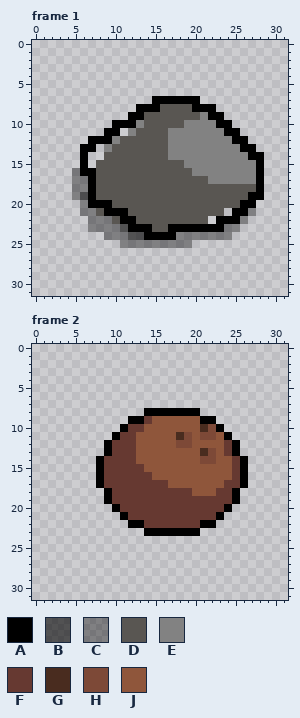
Edited in one commit: pixel-art file (assets/sprites/shoreline2.aseprite). The first picture shows the starting point.
32x32 pixels, 7 frames. Colours within 5 levels of each other are drawn and written as one. Shown: frame 1, frame 2. The commit also changed other frames, which this record leaves out.
Palette (. is transparent): A #000000  B #00000099  C #00000060  D #595652  E #828282  F #663931  G #492c1f  H #7d4937  J #8f563b
Once edited:
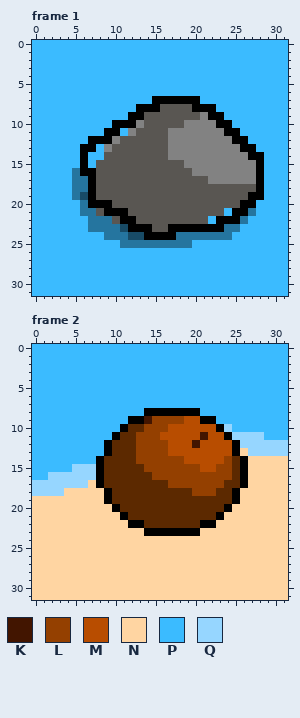
Colours new in this view: K #421500  L #944000  M #b84d00  N #ffd5a2  P #3bbbff  Q #96d6ff
The author wrote: some beach dodads
From old to new:
layer "Layer 1" now shown
layer "Layer 2" now shown
layer "Layer 3" now shown
layer "Layer 4" now shown
layer "LightOcean" now shown
layer "SandBeach" now shown
layer "DeepOcean" now shown
Colour B changes from #00000099 to #184b66.
Colour C changes from #00000060 to #25759f.
Colour F changes from #663931 to #5c2900.
Frame 1, layer "DeepOcean":
There is now colour P in rows 0 to 6 at x 0 to 31; in row 7 at x 0 to 14 and 21 to 31; in row 8 at x 0 to 12 and 23 to 31; in row 9 at x 0 to 11 and 24 to 31; in row 10 at x 0 to 9 and 25 to 31; in row 11 at x 0 to 8, 11 and 26 to 31.
There is now colour P in row 12 at x 0 to 6 and 27 to 31; in row 13 at x 0 to 5, 8 and 28 to 31; in row 14 at x 0 to 5, 7 to 8 and 29 to 31; in row 15 at x 0 to 5, 7 and 29 to 31; in rows 16 to 19 at x 0 to 4 and 29 to 31; in row 20 at x 0 to 5 and 28 to 31.
There is now colour P in row 21 at x 0 to 5, 24 and 28 to 31; in row 22 at x 0 to 6, 22 and 27 to 31; in row 23 at x 0 to 6 and 26 to 31; in row 24 at x 0 to 8 and 25 to 31; in row 25 at x 0 to 10 and 20 to 31; in rows 26 to 31 at x 0 to 31.
Frame 2, layers "Dodads", "Layer 4":
The edit turns colour F into colour K in row 9 at x 14.
The edit turns colour H into colour K in row 11 at x 21.
The edit turns colour J into colour K in row 12 at x 20.
The edit turns colour J into colour L in row 9 at x 15 to 18; in row 10 at x 14 to 16; in row 11 at x 13 to 15; in rows 12 to 13 at x 13 to 16; in row 14 at x 13 to 18 and 24; in row 15 at x 14 to 20 and 23 to 24.
The edit turns colour J into colour L in row 16 at x 15 to 24; in row 17 at x 17 to 23; in row 18 at x 20 to 22.
The edit turns colour F into colour M in rows 12 to 13 at x 24.
The edit turns colour G into colour M in row 10 at x 21; in row 11 at x 18; in row 13 at x 21.
The edit turns colour H into colour M in row 10 at x 22; in row 11 at x 19 and 22; in row 12 at x 18 to 19; in row 13 at x 22; in row 14 at x 21 to 22.
The edit turns colour J into colour M in row 9 at x 19 to 20; in row 10 at x 17 to 20; in row 11 at x 16 to 17, 20 and 23; in row 12 at x 17 and 21 to 23; in row 13 at x 17 to 20 and 23; in row 14 at x 19 to 20 and 23.
The edit turns colour J into colour M in row 15 at x 21 to 22.
There is now colour N in row 13 at x 26; in rows 14 to 16 at x 27 to 31; in row 17 at x 7 and 27 to 31; in row 18 at x 4 to 8 and 26 to 31; in row 19 at x 0 to 8 and 26 to 31; in row 20 at x 0 to 9 and 25 to 31.
There is now colour N in row 21 at x 0 to 10 and 24 to 31; in row 22 at x 0 to 11 and 23 to 31; in row 23 at x 0 to 13 and 21 to 31; in rows 24 to 31 at x 0 to 31.
There is now colour P in rows 0 to 7 at x 0 to 31; in row 8 at x 0 to 13 and 21 to 31; in row 9 at x 0 to 11 and 23 to 31; in row 10 at x 0 to 10 and 25 to 31; in row 11 at x 0 to 9 and 29 to 31; in rows 12 to 13 at x 0 to 8.
There is now colour P in row 14 at x 0 to 7; in row 15 at x 0 to 4; in row 16 at x 0 to 1.
There is now colour Q in row 10 at x 24; in row 11 at x 25 to 28; in row 12 at x 26 to 31; in row 13 at x 27 to 31; in row 15 at x 5 to 7; in row 16 at x 2 to 7.
There is now colour Q in row 17 at x 0 to 6; in row 18 at x 0 to 3.
Where, in picture pixels (left, top, right, bottom), the same in both pictures:
changed: (32, 40, 288, 296)
changed: (32, 344, 288, 600)
